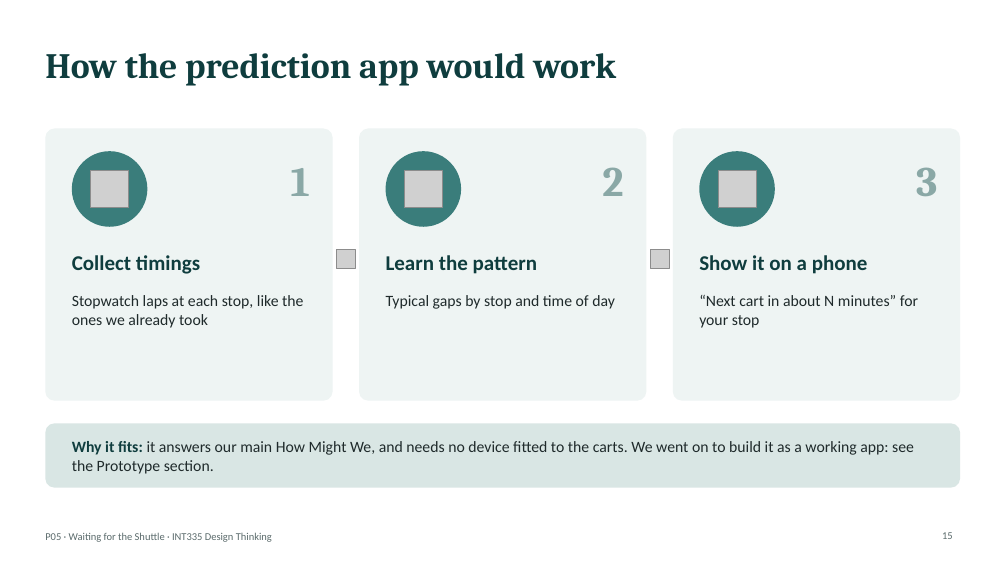
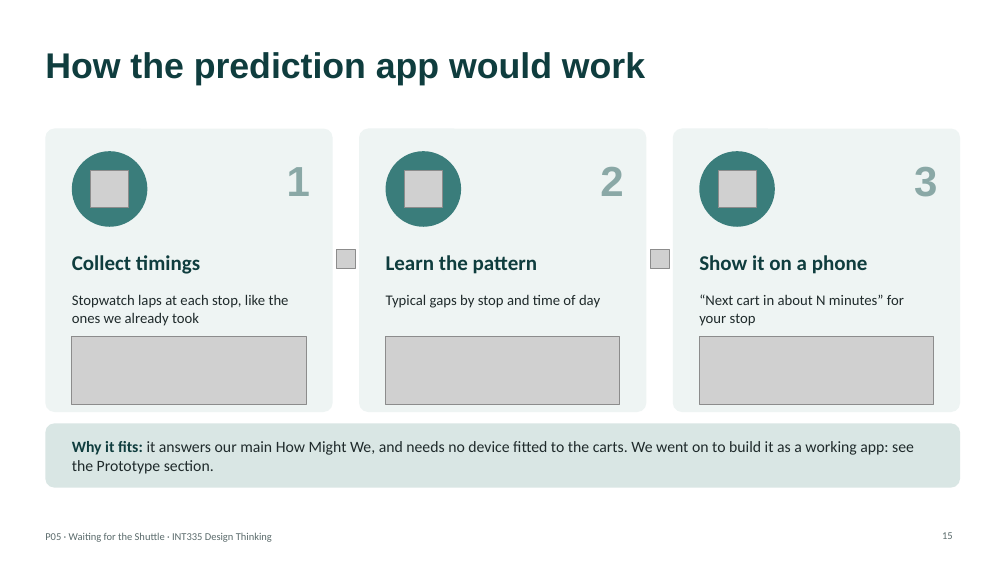
Before and after one commit to ShadowIzzHerZ/waiting-for-the-shuttle, a slide deck: slide 15 of deck/P05_Waiting_for_the_Shuttle.pptx. Drawn at 1008x567 pixels with LibreOffice and Linux fonts; fonts in the diff are those of the drawing; grey boxes stand for pictures. Boxes give left, top, right and bottom in pixels: in the first picture for what was removed or moved away, otherwise in the second. Text is boxed around its words. In the diff, an @@ line names an element or a change of style, - is before the commit and + after.

Commit message:
Deck: app screenshots in the empty space, Arial titles
Title and thank-you slides show the app instead of the van icon; the
prediction-app slide has a strip of the app in each card; the next-steps
slide shows four views of the app today. Titles now Arial, body Calibri.

```diff
--- a/deck/P05_Waiting_for_the_Shuttle.pptx
+++ b/deck/P05_Waiting_for_the_Shuttle.pptx
@@ rounded rectangle: place and size @@
-rounded rectangle at [45, 129, 333, 401]
+rounded rectangle at [45, 129, 333, 412]
@@ rounded rectangle: place and size @@
-rounded rectangle at [359, 129, 647, 401]
+rounded rectangle at [359, 129, 647, 412]
@@ proportions changed in 3 elements at [45, 129, 333, 412], [359, 129, 647, 412], [673, 129, 960, 412] @@
@@ rounded rectangle: place and size @@
-rounded rectangle at [673, 129, 960, 401]
+rounded rectangle at [673, 129, 960, 412]
@@ font Cambria to Arial in 4 elements at [45, 52, 645, 85], [287, 167, 310, 196], [600, 167, 623, 196], [914, 167, 937, 197] @@
@@ size 15 to 14 pt in 3 elements at [72, 294, 289, 326], [386, 294, 600, 308], [699, 294, 904, 326] @@
@@ picture added at [72, 337, 306, 405] @@
@@ picture added at [386, 337, 620, 405] @@
@@ picture added at [699, 337, 934, 405] @@
```
Also in this commit, not shown: 18 other slides changed, 1 other file.
